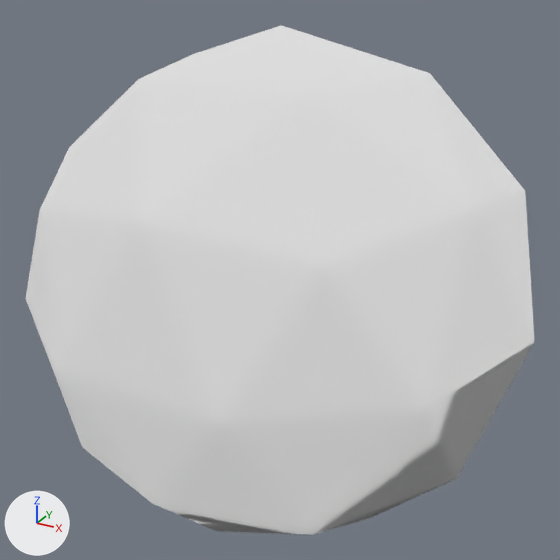
Before and after pictures for a commit that changed the OBJ model SonicGame3Dv3/res/Models/Sky/SkySphereModel2Repeat.obj.
Before and after are seen from a camera (50 mm lens) standing at (1375.0, -2509.0, 1277.0) and looking at (-8.0, 5.0, 20.0). The axes (+X, +Y, +Z) are drawn at lower left. The lights are the same throughout. Where no turn or scale is listed for an object, it has been applied to the vertices.

Names of what the first picture shows: 'SkySphereModel2Repeat'.
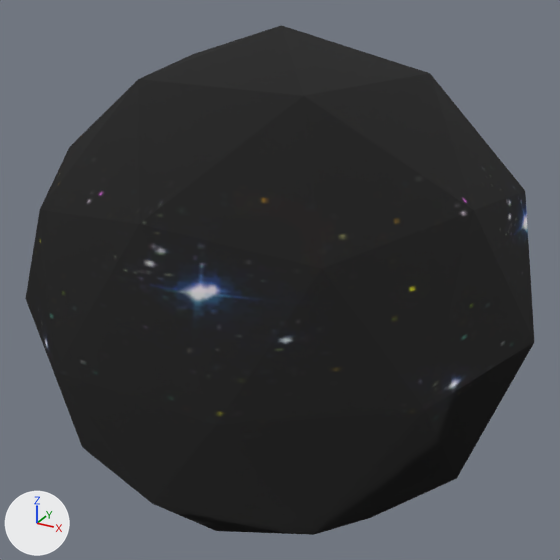
Changed parts and their boxes (x1, y1, x2, y2) in the pictures (560 x 560 px):
'SkySphereModel2Repeat', surface changed (white to black)
    both: (25, 25, 534, 535)

Diff of the bpy script that builds the scene:
```diff
--- a/SonicGame3Dv3/res/Models/Sky/SkySphereModel2Repeat.obj.py
+++ b/SonicGame3Dv3/res/Models/Sky/SkySphereModel2Repeat.obj.py
@@ img_nebula_png @@
+img_nebula_png = load_image('Nebula.png', 'Nebula.png', 256, 256, 'sRGB')
@@ mat_texture @@
 mat_texture = principled_material('Texture')
-mat_texture.base_color = (0.8, 0.8, 0.8)  # white #e7e7e7
-mat_texture.roughness = 1.0
+mat_texture.texture = img_nebula_png
+mat_texture.roughness = 0.9
```
